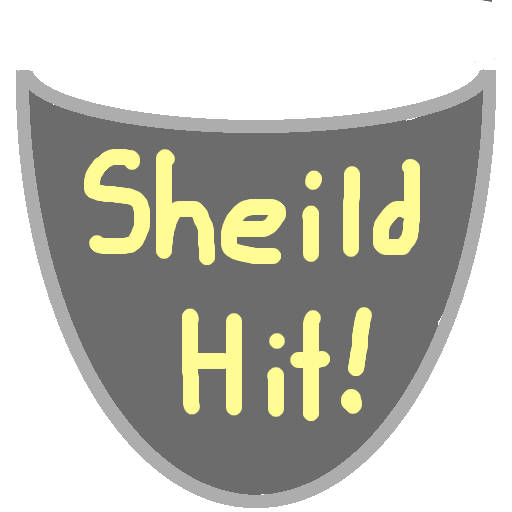
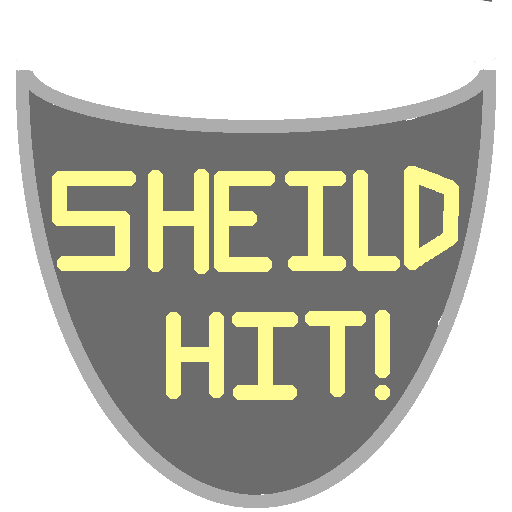
Layers edited between the first and the second 512 x 512 image:
painted on "Layer #3" over [52, 149, 459, 421]
